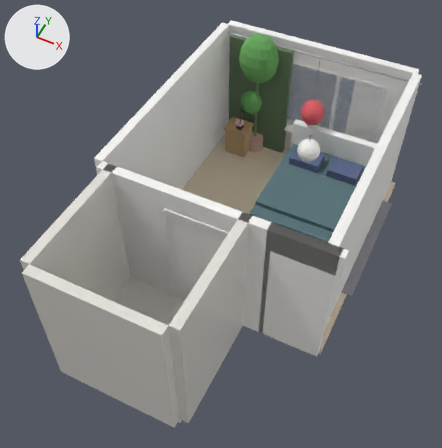
The Blender file blend/47429998.blend as it was, and as the next commit left it.
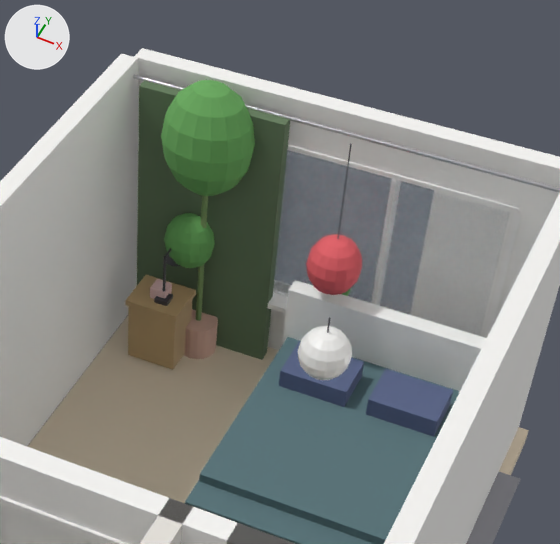
Old and new are each drawn whole from a 50 mm lens placed at (2.31, -7.26, 8.54), pointed at (-0.67, -1.31, 1.1) and again close up on the part from 39% to 92% of the width and 0% to 52% of the height. The lights are fixed; the arrows at upper left show +X, +Y and +Z. The older version's two pictures come first.

Before the edit, the objects in view are built like this:
```python
ob_bed_mattress = bpy.data.objects.new('Bed_Mattress', me_cube_030)
ob_bed_mattress.location = (0.274, 0.553, 0.47)
ob_bed_mattress.scale = (0.82, 0.995, 0.11)
ob_plant_1_leaves = bpy.data.objects.new('Plant_1_Leaves', me_sphere)
ob_plant_1_leaves.location = (-1.45, 1.82, 2.14)
ob_plant_1_leaves.scale = (0.38, 0.32, 0.48)
ob_plant_1_leaves_low = bpy.data.objects.new('Plant_1_Leaves_Low', me_sphere_001)
ob_plant_1_leaves_low.location = (-1.57, 1.82, 1.12)
ob_plant_1_leaves_low.scale = (0.22, 0.18, 0.25)
ob_plant_1_pot = bpy.data.objects.new('Plant_1_Pot', me_cylinder)
ob_plant_1_pot.location = (-1.45, 1.82, 0.16)
ob_plant_1_pot.scale = (0.17, 0.17, 0.16)
ob_plant_1_stem = bpy.data.objects.new('Plant_1_Stem', me_cylinder_001)
ob_plant_1_stem.location = (-1.45, 1.82, 1.04)
ob_plant_1_stem.scale = (0.025, 0.025, 0.72)
# also in view: 'Door_Frame_Top' at (-0.58, -2.17, 2.13); 'Bed_Duvet' at (0.27, 0.7, 0.62); 'SideTable_Body' at (-1.72, 1.6, 0.3); 'Bed_Pillow_1' at (-0.1, 1.18, 0.7); 'Floor_Wood' at (-0.35, 0.0, -0.08)
```
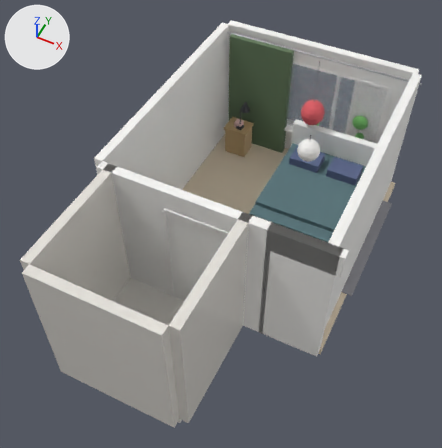
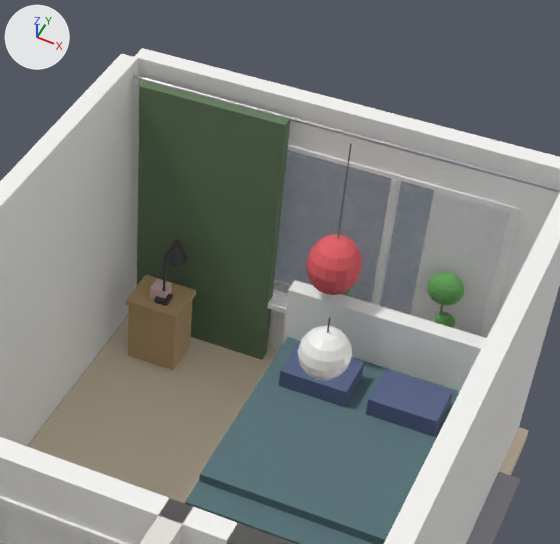
Commit message: Refine Blender Scene 47429998

Patch to the scene script:
```diff
--- a/blend/47429998.blend.py
+++ b/blend/47429998.blend.py
@@ ob_plant_1_pot @@
 ob_plant_1_pot = bpy.data.objects.new('Plant_1_Pot', me_cylinder)
-ob_plant_1_pot.location = (-1.45, 1.82, 0.16)
-ob_plant_1_pot.scale = (0.17, 0.17, 0.16)
+ob_plant_1_pot.location = (0.589, 1.967, 0.683)
+ob_plant_1_pot.scale = (-0.0665, 0.0514, 0.0484)
@@ ob_plant_1_stem @@
 ob_plant_1_stem = bpy.data.objects.new('Plant_1_Stem', me_cylinder_001)
-ob_plant_1_stem.location = (-1.45, 1.82, 1.04)
-ob_plant_1_stem.scale = (0.025, 0.025, 0.72)
+ob_plant_1_stem.location = (0.589, 1.967, 0.949)
+ob_plant_1_stem.scale = (-0.00977, 0.00756, 0.218)
@@ ob_plant_1_leaves @@
 ob_plant_1_leaves = bpy.data.objects.new('Plant_1_Leaves', me_sphere)
-ob_plant_1_leaves.location = (-1.45, 1.82, 2.14)
-ob_plant_1_leaves.scale = (0.38, 0.32, 0.48)
+ob_plant_1_leaves.location = (0.589, 1.967, 1.281)
+ob_plant_1_leaves.scale = (-0.149, 0.0968, 0.145)
@@ ob_plant_1_leaves_low @@
 ob_plant_1_leaves_low = bpy.data.objects.new('Plant_1_Leaves_Low', me_sphere_001)
-ob_plant_1_leaves_low.location = (-1.57, 1.82, 1.12)
-ob_plant_1_leaves_low.scale = (0.22, 0.18, 0.25)
+ob_plant_1_leaves_low.location = (0.636, 1.967, 0.973)
+ob_plant_1_leaves_low.scale = (-0.086, 0.0544, 0.0756)
```

Pixel boxes [x1, y1, x2, y2] of what changed, in the close-ups (560 x 544 px):
'Plant_1_Leaves', moved, rescaled (61% narrower, 70% shorter): before [161, 80, 255, 196]; after [428, 272, 464, 306]
'Plant_1_Leaves_Low', moved, rescaled (60% narrower, 70% shorter): before [164, 213, 215, 268]; after [435, 312, 455, 328]
'Plant_1_Pot', moved, rescaled (not visible afterwards): before [184, 309, 218, 359]
'Plant_1_Stem', moved, rescaled (mostly hidden afterwards): before [196, 195, 208, 321]; after [439, 305, 443, 314]
